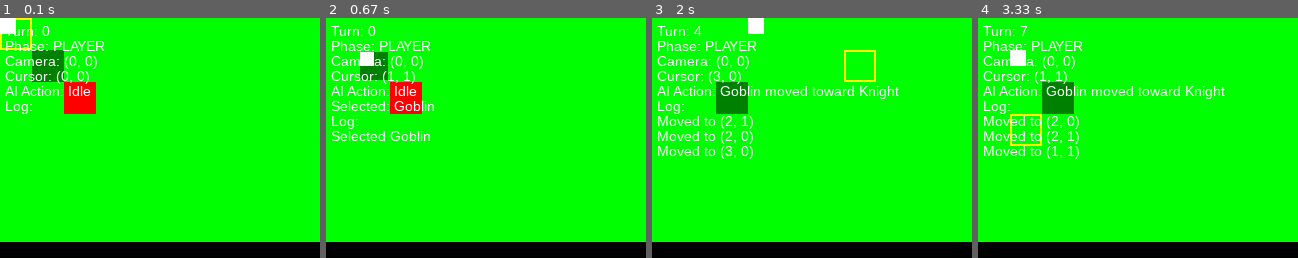
Above: before the commit, frames 1-4 (left to right).
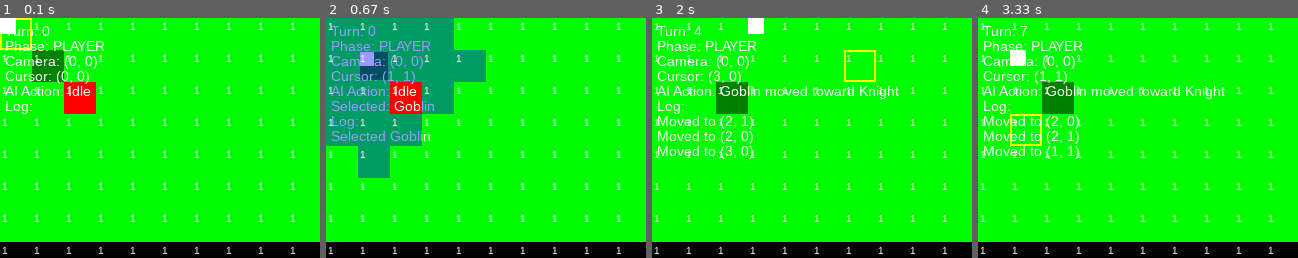
Above: after the commit, the same moments.

Repository: rdowning07/starter-town-tactics
Game: pygame game, started from main.py
Same seed, same stepped clock (60 frames per second), same inputs: the game is played once before the commit and once after it.
Inputs (mouse positions are in pixels of both pictures, inside the frame that each line leads up to):
- Up to frame 1 (0.1 s): no input
- Up to frame 2 (0.67 s): click "Camera: (0, 0)" at 0.38 s
- Up to frame 3 (2 s): tap Enter at 0.67 s; hold Right 1-1.47 s; move the mouse to (735, 140) at 1.03 s; hold Up 1.5-1.8 s; move the mouse to (712, 102) at 1.53 s; hold Right from 1.83 s (still down); move the mouse to (860, 54) at 1.87 s
- Up to frame 4 (3.33 s): release Right at 2.3 s; hold Left 2.33-2.87 s; move the mouse to (1176, 159) at 2.37 s; hold Down 2.9-3.2 s; move the mouse to (1144, 56) at 2.93 s; hold Left from 3.23 s (still down); move the mouse to (1022, 130) at 3.27 s

The runs differ from the first frame. In frame 1, 1.9% of the frame differs, in the area x 0-93%, y 2-99%; in frame 2, 23%, in the area x 0-93%, y 0-99%; in frame 3, 1.9%; in frame 4, 1.9%.

Commit message:
✨ Add GridOverlay rendering and draw hook to main loop

Diff:
--- /dev/null
+++ b/game/overlay/grid_overlay.py
@@ -0,0 +1,41 @@
+# game/overlay/grid_overlay.py
+
+from game.grid import Grid
+from game.unit import Unit
+from game.ui.grid_overlay_draw import draw_movement_range, draw_terrain_overlay
+
+
+class GridOverlay:
+    def __init__(self, game):
+        self.game = game
+
+    def draw(self, screen, tile_size, camera_x, camera_y):
+        if self.game and self.game.units:
+            for unit in self.game.units:
+                if unit.team == "Red":  # Example condition for overlay filtering
+                    reachable = self.movement_range(self.game.grid, unit, 3)
+                    draw_movement_range(screen, self.game.grid, unit, reachable, tile_size, camera_x, camera_y)
+
+        draw_terrain_overlay(screen, self.game.grid, tile_size, camera_x, camera_y)
+
+    @staticmethod
+    def movement_range(grid: Grid, unit: Unit, max_steps: int):
+        reachable = set()
+        frontier = {(unit.x, unit.y, 0)}
+        while frontier:
+            x, y, dist = frontier.pop()
+            if dist > max_steps:
+                continue
+            reachable.add((x, y))
+            for dx, dy in [(-1, 0), (1, 0), (0, -1), (0, 1)]:
+                nx, ny = x + dx, y + dy
+                if grid.is_within_bounds(nx, ny):
+                    tile = grid.get_tile(nx, ny)
+                    if tile and tile.is_walkable() or (nx, ny) == (unit.x, unit.y):
+                        if (nx, ny) not in reachable:
+                            frontier.add((nx, ny, dist + tile.movement_cost))
+        return reachable
+
+    @staticmethod
+    def terrain_heatmap(grid: Grid):
+        return {(tile.x, tile.y): tile.movement_cost for row in grid.tiles for tile in row}
--- /dev/null
+++ b/game/ui/grid_overlay_draw.py
@@ -0,0 +1,31 @@
+# ui/grid_overlay_draw.py
+
+import pygame
+from game.grid import Grid
+from game.unit import Unit
+
+
+def draw_movement_range(screen, grid: Grid, unit: Unit, reachable: set, tile_size: int, camera_x: int, camera_y: int):
+    color = (0, 0, 255, 100)  # translucent blue
+
+    overlay = pygame.Surface((tile_size, tile_size), pygame.SRCALPHA)
+    pygame.draw.rect(overlay, color, overlay.get_rect())
+
+    for x, y in reachable:
+        screen_x = (x - camera_x) * tile_size
+        screen_y = (y - camera_y) * tile_size
+        if 0 <= screen_x < screen.get_width() and 0 <= screen_y < screen.get_height():
+            screen.blit(overlay, (screen_x, screen_y))
+
+
+def draw_terrain_overlay(screen, grid: Grid, tile_size: int, camera_x: int, camera_y: int):
+    font = pygame.font.SysFont("Arial", 10)
+
+    for row in grid.tiles:
+        for tile in row:
+            screen_x = (tile.x - camera_x) * tile_size
+            screen_y = (tile.y - camera_y) * tile_size
+            if 0 <= screen_x < screen.get_width() and 0 <= screen_y < screen.get_height():
+                cost = str(tile.movement_cost)
+                label = font.render(cost, True, (255, 255, 255))
+                screen.blit(label, (screen_x + 2, screen_y + 2))
--- a/main.py
+++ b/main.py
@@ -1,5 +1,3 @@
-# main.py
-
 import pygame
 
 from game.ai_controller import AIController
@@ -11,6 +9,8 @@
 from game.turn_controller import TurnController, TurnPhase
 from game.ui.debug_overlay import draw_debug_overlay
 from game.unit import Unit
+from game.overlay.grid_overlay import GridOverlay
+from game.ui.grid_overlay_draw import draw_movement_range, draw_terrain_overlay
 
 SCREEN_WIDTH, SCREEN_HEIGHT = 320, 240
 TILE_SIZE = 32
@@ -151,6 +151,13 @@
             screen, font, game, input_state, turn_controller, ai_controller
         )
 
+        # 🔹 NEW: Draw movement range and terrain overlay
+        if input_state.selected_unit:
+            reachable = GridOverlay.movement_range(game.grid, input_state.selected_unit, 3)
+            draw_movement_range(screen, game.grid, input_state.selected_unit, reachable, TILE_SIZE, game.camera_x, game.camera_y)
+
+        draw_terrain_overlay(screen, game.grid, TILE_SIZE, game.camera_x, game.camera_y)
+
         pygame.display.flip()
         clock.tick(60)
 
--- /dev/null
+++ b/tests/test_grid_overlay.py
@@ -0,0 +1,41 @@
+# game/overlay/grid_overlay.py
+
+from game.grid import Grid
+from game.unit import Unit
+from game.ui.grid_overlay_draw import draw_movement_range, draw_terrain_overlay
+
+
+class GridOverlay:
+    def __init__(self, game):
+        self.game = game
+
+    def draw(self, screen, tile_size, camera_x, camera_y):
+        if self.game and self.game.units:
+            for unit in self.game.units:
+                if unit.team == "Red":  # Example condition for overlay filtering
+                    reachable = self.movement_range(self.game.grid, unit, 3)
+                    draw_movement_range(screen, self.game.grid, unit, reachable, tile_size, camera_x, camera_y)
+
+        draw_terrain_overlay(screen, self.game.grid, tile_size, camera_x, camera_y)
+
+    @staticmethod
+    def movement_range(grid: Grid, unit: Unit, max_steps: int):
+        reachable = set()
+        frontier = {(unit.x, unit.y, 0)}
+        while frontier:
+            x, y, dist = frontier.pop()
+            if dist > max_steps:
+                continue
+            reachable.add((x, y))
+            for dx, dy in [(-1, 0), (1, 0), (0, -1), (0, 1)]:
+                nx, ny = x + dx, y + dy
+                if grid.is_within_bounds(nx, ny):
+                    tile = grid.get_tile(nx, ny)
+                    if tile and tile.is_walkable() or (nx, ny) == (unit.x, unit.y):
+                        if (nx, ny) not in reachable:
+                            frontier.add((nx, ny, dist + tile.movement_cost))
+        return reachable
+
+    @staticmethod
+    def terrain_heatmap(grid: Grid):
+        return {(tile.x, tile.y): tile.movement_cost for row in grid.tiles for tile in row}
